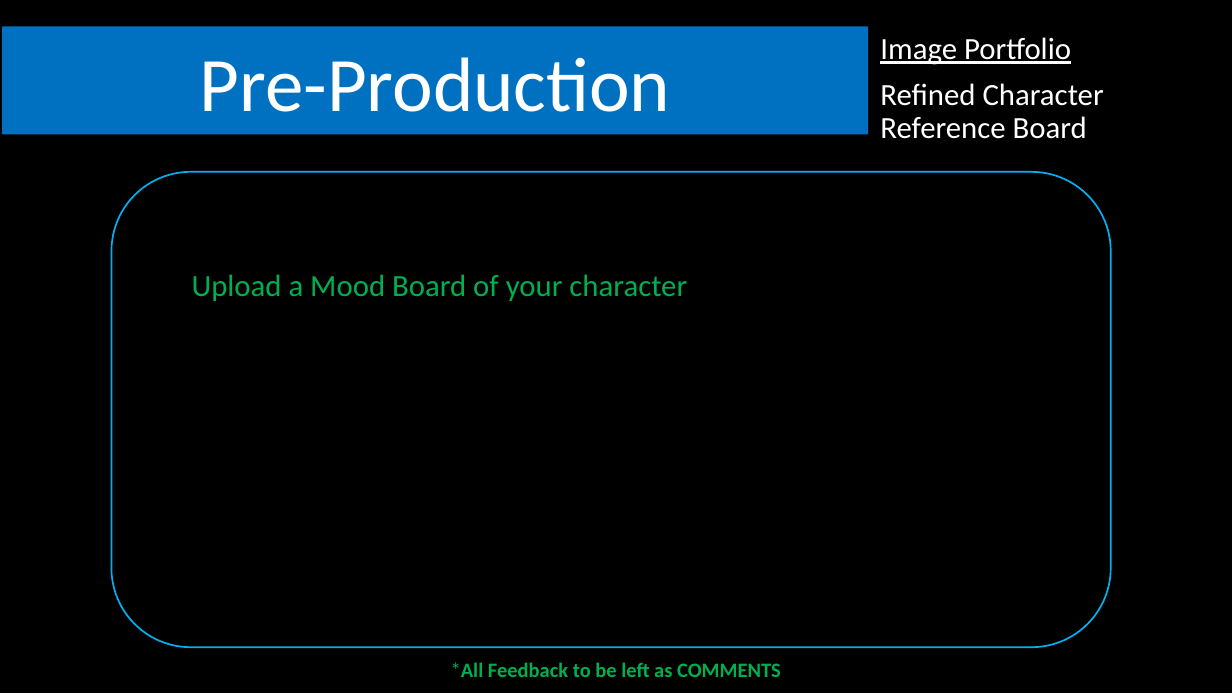
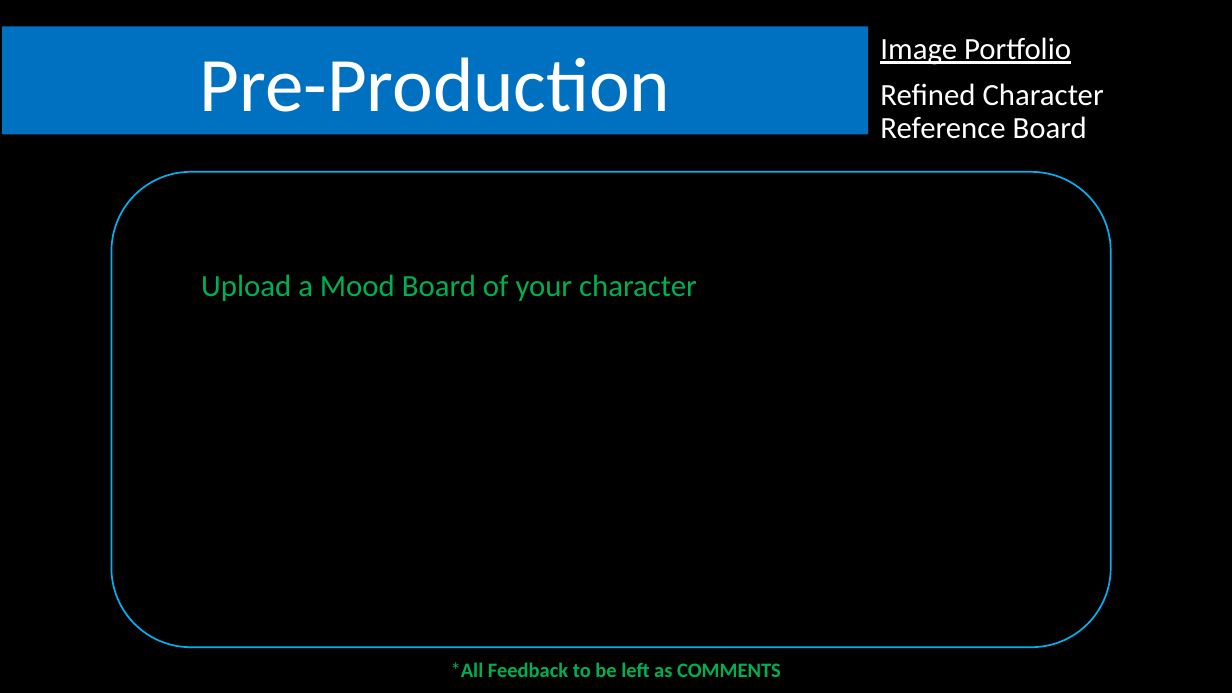
Before and after one commit to Cyzoc/AIEConner, a slide deck: slide 12 of Pre_production/Documents/Workbook/Workbook 3.pptx. Drawn at 1232x693 pixels with LibreOffice and Linux fonts; fonts in the diff are those of the drawing; background and template pictures are left out. Boxes give left, top, right and bottom in pixels: in the first picture for what was removed or moved away, otherwise in the second. Text is boxed around its words. In the diff, an @@ line names an element or a change of style, - is before the commit and + after.

```diff
--- a/Pre_production/Documents/Workbook/Workbook 3.pptx
+++ b/Pre_production/Documents/Workbook/Workbook 3.pptx
@@ text "Upload a Mood Board of ...": place and size @@
-text "Upload a Mood Board of ..." at [192, 274, 687, 301]
+text "Upload a Mood Board of ..." at [201, 274, 697, 301]
```
Also in this commit, not shown: 5 other slides changed, 2 other files.
